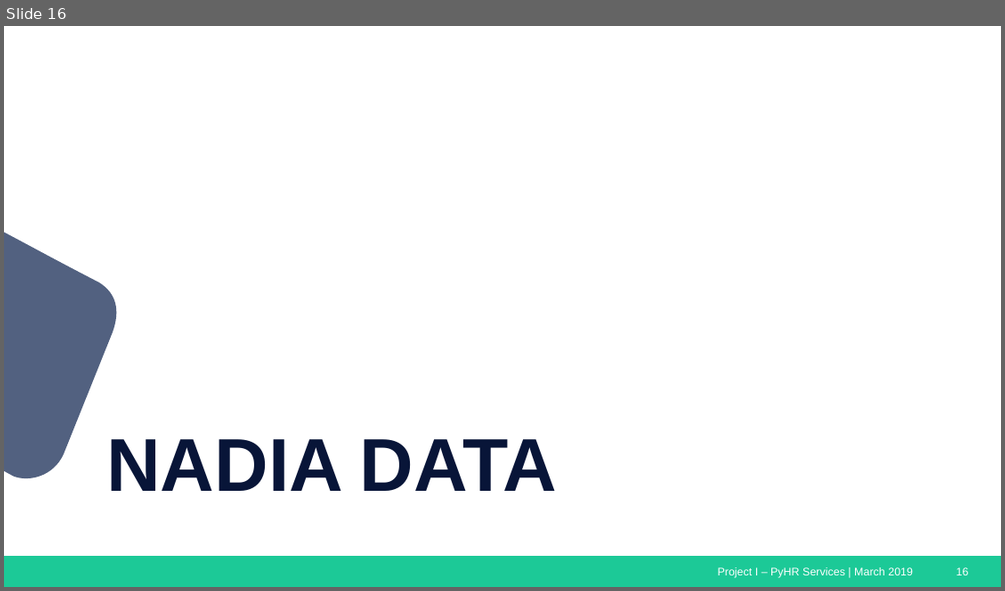
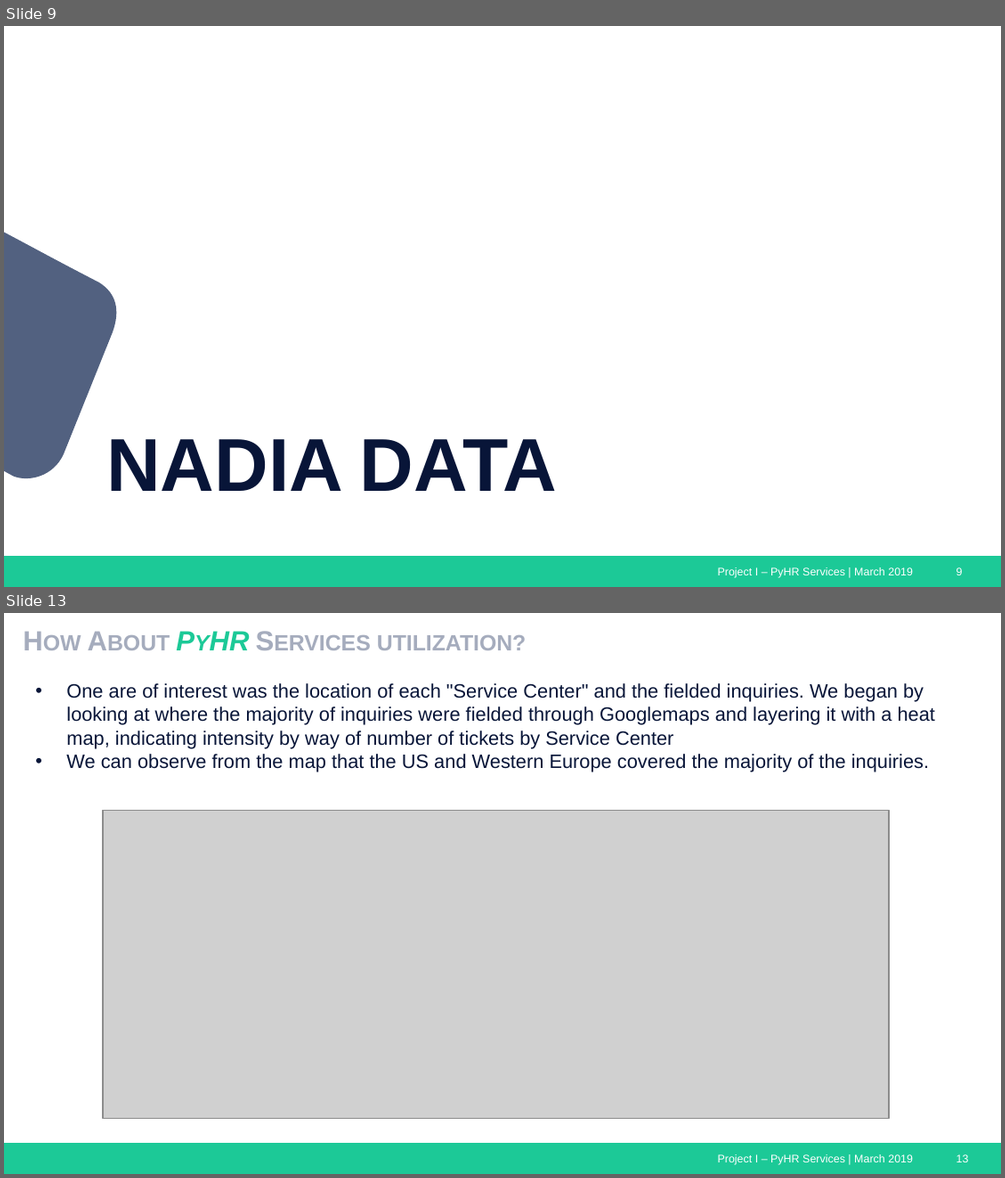
Before and after one commit to jvbonini/Project-I, a slide deck: Presentation/HRServices_Presentation_Master.pptx. Shown one above the other, each under a label of ours: slide 16 before the commit, slides 9 and 13 after it; the slides between them are not shown. The pictures are 1005x591 and 1005x1178 pixels, drawn with LibreOffice and Linux fonts; fonts in the diff are those of the drawing; grey boxes stand for pictures. Boxes give left, top, right and bottom in pixels: in the first picture for what was removed or moved away, otherwise in the second. Text is boxed around its words. In the diff, an @@ line names an element or a change of style, - is before the commit and + after.

```diff
--- a/Presentation/HRServices_Presentation_Master.pptx
+++ b/Presentation/HRServices_Presentation_Master.pptx
@@ slide 13 added at (4, 613, 1001, 1174), background #FFFFFF; not listed: 3 template elements that a slide beside it also shows @@
@@ title added at (377, 635, 526, 650), 20 pt, text #A5ACBD, bold, small capitals @@
+How About PyHR Services utilization?
@@ text added at (66, 683, 935, 771), 14 pt, text #081538 @@
+• One are of interest was the location of each "Service Center" and the fielded inquiries. We began by looking at where the majority of inquiries were fielded through Googlemaps and layering it with a heat map, indicating intensity by way of number of tickets by Service Center
+• We can observe from the map that the US and Western Europe covered the majority of the inquiries.
@@ picture added at (103, 811, 888, 1118) @@
@@ what was slide 16 is now slide 9 @@
@@ page number at (956, 567, 963, 575): text changed @@
-16
+9
```
Also in this commit, not shown: 1 slide changed, 2 other slides added, 3 slides removed, 6 other files.
